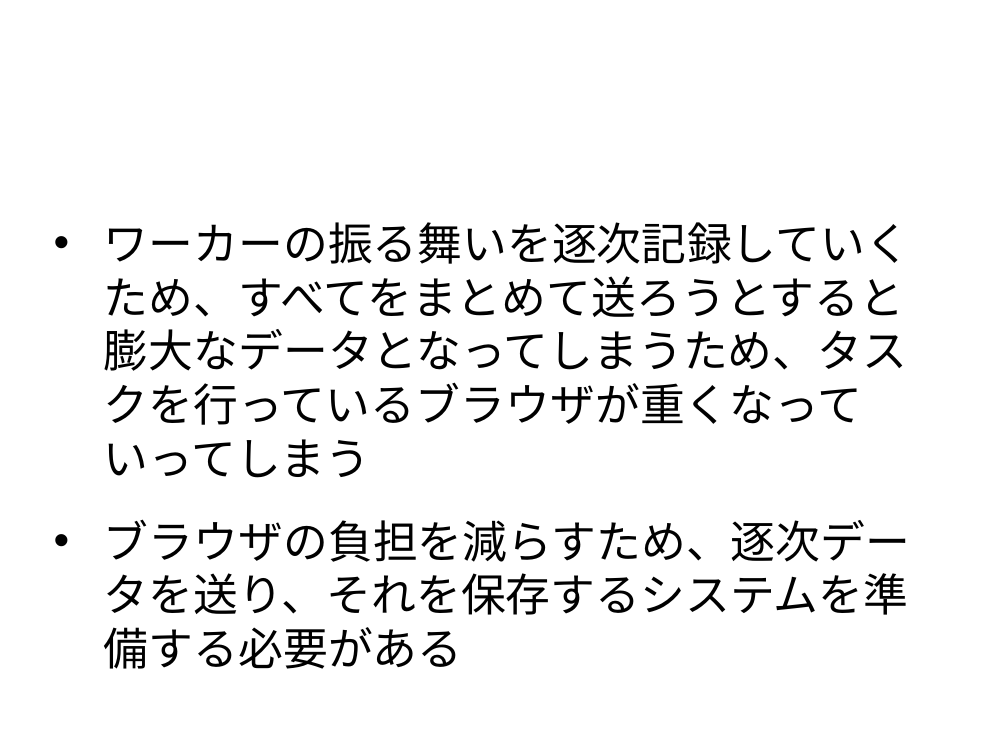
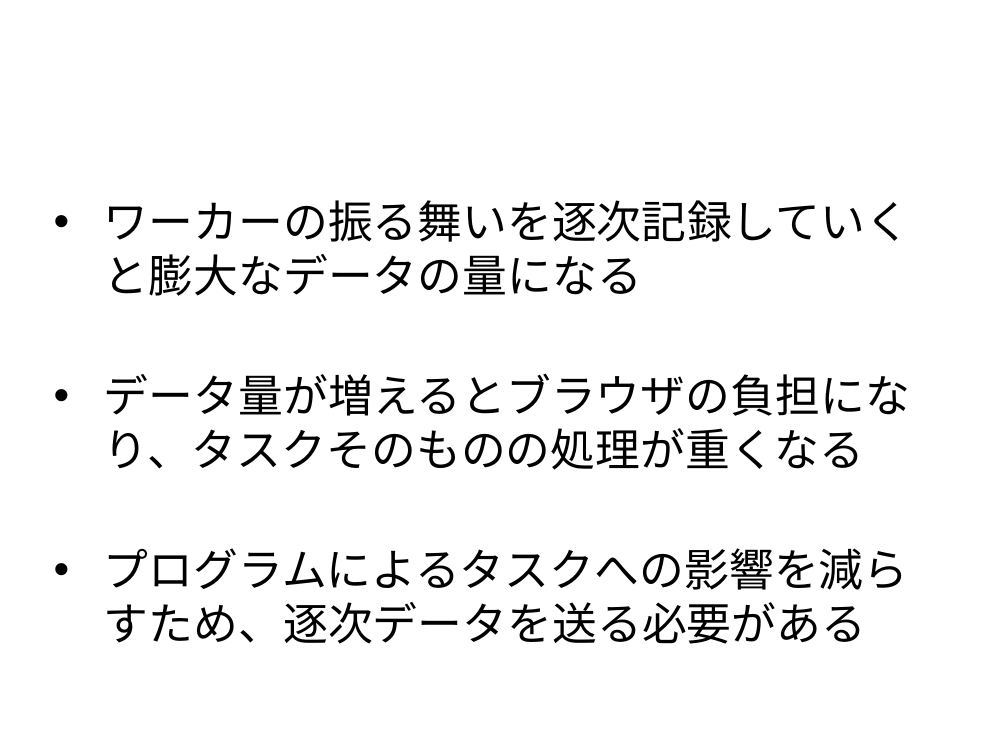
Before and after one commit to tomoya-mikami/task2, a slide deck: slide 19 of slide/presentation.pptx (slide 18 before the commit). Drawn at 1008x756 pixels with LibreOffice and Linux fonts; fonts in the diff are those of the drawing; background and template pictures are left out. Boxes give left, top, right and bottom in pixels: in the first picture for what was removed or moved away, otherwise in the second. Text is boxed around its words. In the diff, an @@ line names an element or a change of style, - is before the commit and + after.

```diff
--- a/slide/presentation.pptx
+++ b/slide/presentation.pptx
@@ text at <box>104,200,910,296</box>: text changed @@
-• ワーカーの振る舞いを逐次記録していくため、すべてをまとめて送ろうとすると膨大なデータとなってしまうため、タスクを行っているブラウザが重くなっていってしまう
+• ワーカーの振る舞いを逐次記録していくと膨大なデータの量になる
@@ text added at <box>104,373,910,470</box>, 32 pt, text #000000 @@
+• データ量が増えるとブラウザの負担になり、タスクそのものの処理が重くなる
@@ text at <box>104,548,909,644</box>: text changed @@
-• ブラウザの負担を減らすため、逐次データを送り、それを保存するシステムを準備する必要がある
+• プログラムによるタスクへの影響を減らすため、逐次データを送る必要がある
```
Also in this commit, not shown: 13 other slides changed, 5 slides added, 1 slide removed, 2 other files.
